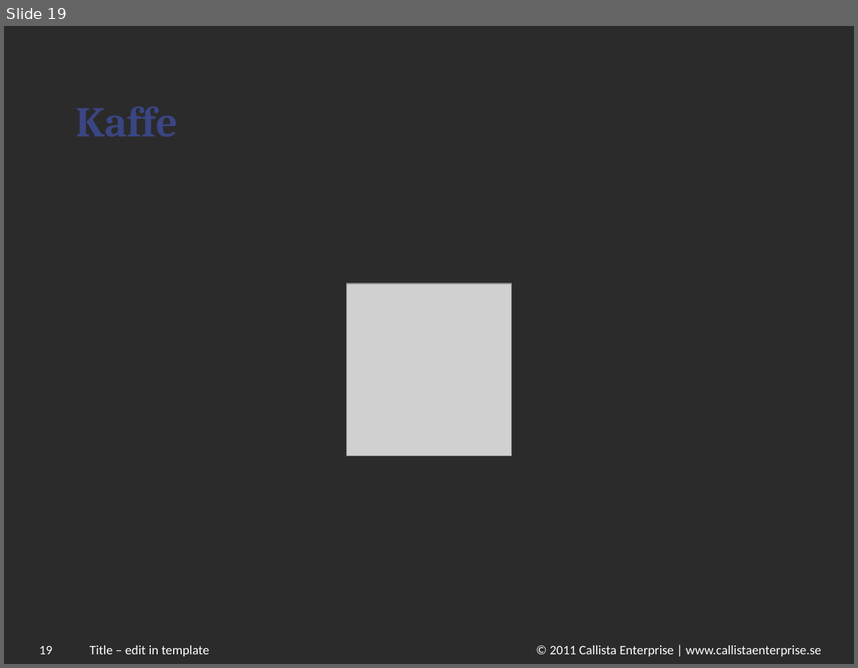
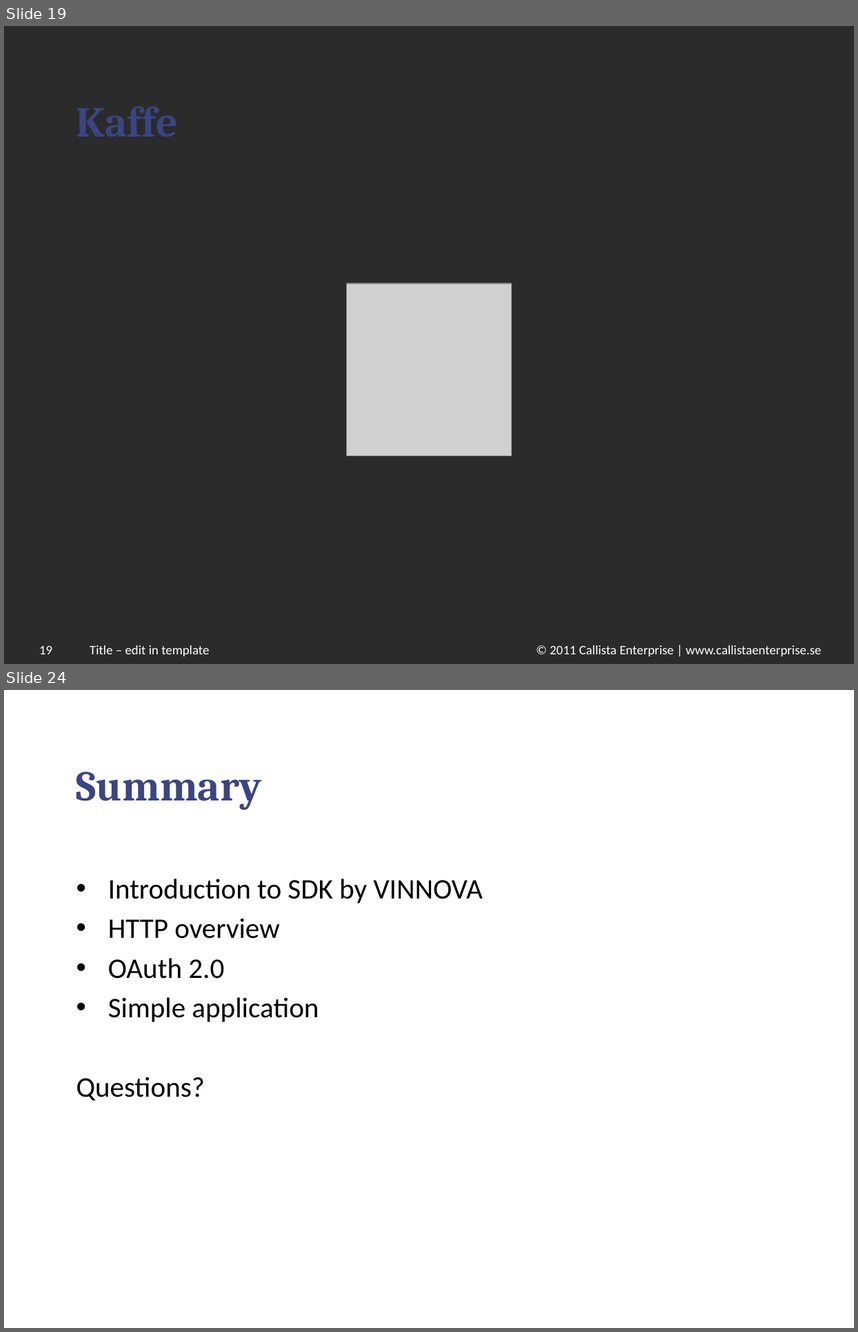
Before and after one commit to chilmers/cadec-healthcare-api-tutorial, a slide deck: Cadec-vårdens-apier.pptx. Shown one above the other, each under a label of ours: slide 19 before the commit, slides 19 and 24 after it; the slides between them are not shown. The pictures are 858x668 and 858x1332 pixels, drawn with LibreOffice and Linux fonts; fonts in the diff are those of the drawing; grey boxes stand for pictures; background and template pictures are left out; a plain dark background stands for a picture behind light text. Boxes give left, top, right and bottom in pixels: in the first picture for what was removed or moved away, otherwise in the second. Text is boxed around its words. In the diff, an @@ line names an element or a change of style, - is before the commit and + after.

```diff
--- a/Cadec-vårdens-apier.pptx
+++ b/Cadec-vårdens-apier.pptx
@@ slide 24 added at box(4, 690, 854, 1328), background picture (left out); not listed: 2 template elements that a slide beside it also shows @@
@@ title added at box(76, 771, 262, 810), 36 pt, text #3A4583, bold @@
+Summary
@@ text added at box(76, 878, 482, 1101), 24 pt, text #000000 @@
+• Introduction to SDK by VINNOVA
+• HTTP overview
+• OAuth 2.0
+• Simple application
+Questions?
@@ page number added at box(30, 1301, 67, 1328), 11 pt, text #FFFFFF @@
+24
```
Also in this commit, not shown: 5 slides changed, 1 other slide added.
